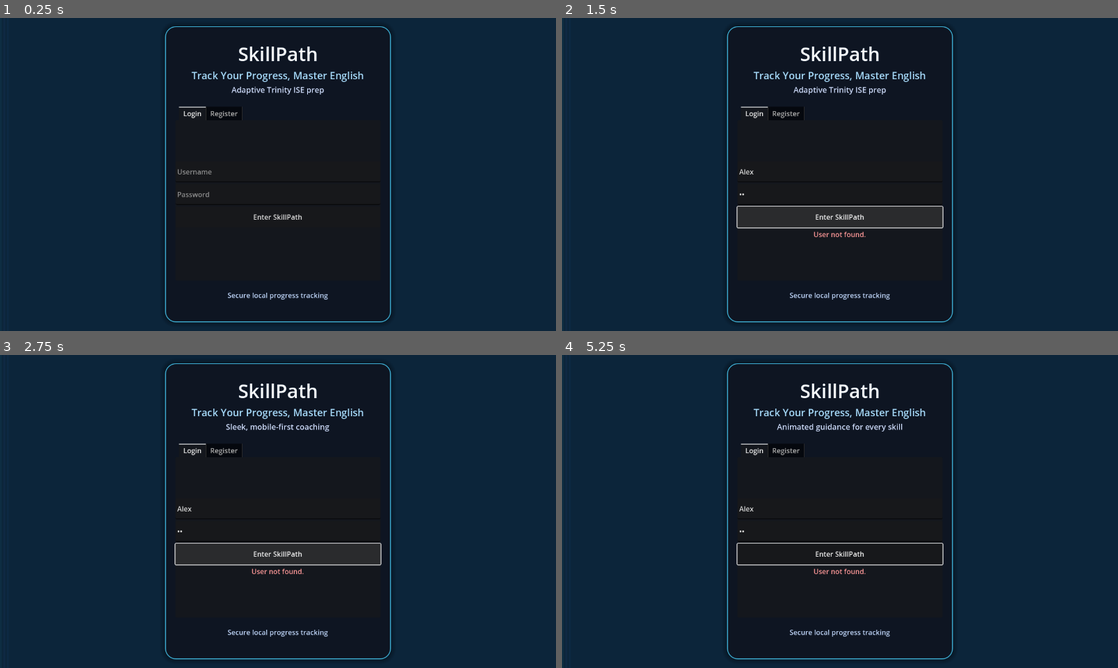
Above: before the commit, frames 1-4 (two rows, left to right).
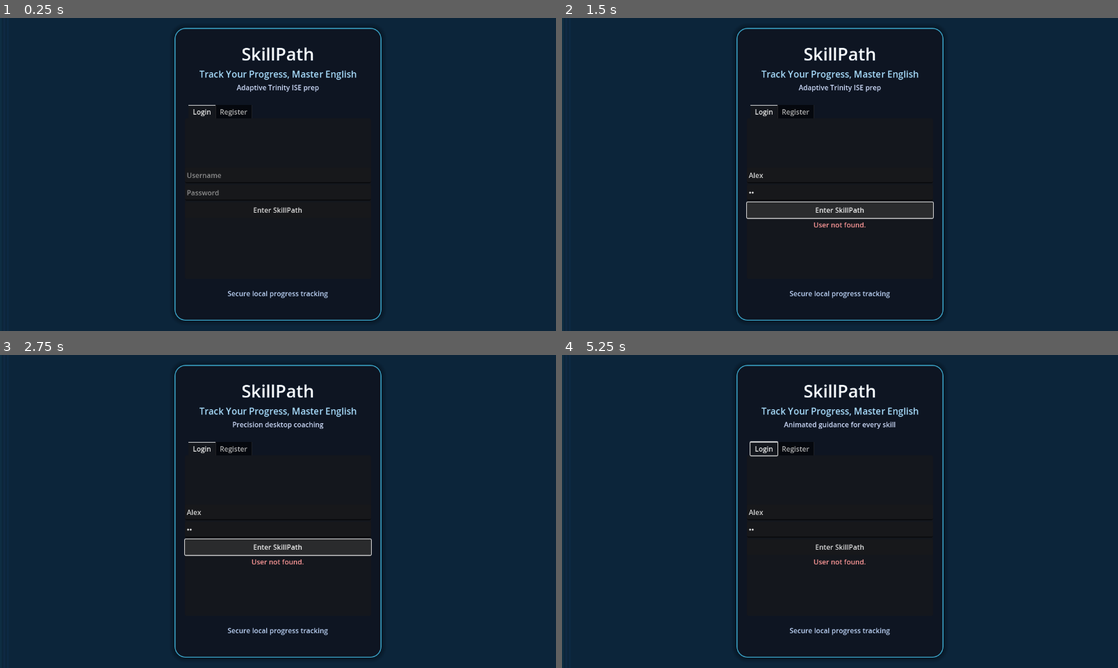
Above: after the commit, the same moments.

Repository: TheLibraryWindow/TheLibraryWindow.github.io
Game: Godot game, scene res://Scenes/LoginMenu.tscn
Two runs of this game, one before a commit and one after it. Both use one fixed random seed, a clock stepped at 60 frames per second and the inputs below.
Inputs (mouse positions are in pixels of both pictures, inside the frame that each line leads up to):
- Up to frame 1 (0.25 s): no input
- Up to frame 2 (1.5 s): click (840, 171) at 0.52 s; type "Alex" at 0.6 s; click (840, 193) at 0.75 s; type "12" at 0.83 s; click "Enter SkillPath" at 1.25 s
- Up to frame 3 (2.75 s): click "Enter SkillPath" at 2 s
- Up to frame 4 (5.25 s): click "Enter SkillPath" at 2.75 s; tap Enter at 3.5, 5 s; move the mouse to (962, 495) at 3.52 s; click (962, 495) at 3.67 s; tap Space at 4.25 s; drag from (728, 527) to (812, 574) at 4.27 s; move the mouse to (895, 442) at 5.02 s; click (895, 442) at 5.17 s

The runs differ from the first frame. In frame 1, 3.5% of the frame differs, in the area x 29-71%, y 2-98%; in frame 2, 4.3%; in frame 3, 4.3%; in frame 4, 3.9%.
Error after the commit: Parse Error: Cannot find member "CONTENT_SCALE_MODE_CANVAS_ITEMS" in base "Viewport". (res://Scripts/ViewportScaler.gd:19)

Commit message:
Checkpoint before follow-up message
Co-authored-by: thelibrarywindow <thelibrarywindow@proton.me>

Diff:
--- a/Scripts/LoginMenu.gd
+++ b/Scripts/LoginMenu.gd
@@ -3,15 +3,17 @@
 const AuthManagerClass := preload("res://Scripts/AuthManager.gd")
 const UIHelpersClass := preload("res://Scripts/UI.gd")
 
-const TARGET_DESKTOP_SIZE := Vector2(1280.0, 720.0)
-const PANEL_BASE_SIZE := Vector2(520.0, 640.0)
-const PANEL_MIN_SIZE := Vector2(320.0, 520.0)
-const MOBILE_BREAKPOINT := 820.0
+const TARGET_DESKTOP_SIZE := Vector2(1600.0, 900.0)
+const PANEL_BASE_SIZE := Vector2(560.0, 640.0)
+const PANEL_MIN_SIZE := Vector2(360.0, 540.0)
+const PANEL_MAX_SCALE := 1.25
 const TITLE_FONT_SIZE := 44
 const SUBTITLE_FONT_SIZE := 22
 const TAGLINE_FONT_SIZE := 18
-const FLOW_LINE_MIN_HEIGHT := 320.0
-const MOBILE_MARGIN := Vector4(16.0, 24.0, 16.0, 24.0) # left, top, right, bottom
+const FLOW_LINE_MIN_HEIGHT := 360.0
+const LAYOUT_MARGIN_RATIO := Vector2(0.08, 0.06)
+const LAYOUT_MARGIN_MIN := Vector2(96.0, 72.0)
+const LAYOUT_MARGIN_MAX := Vector2(180.0, 144.0)
 
 signal user_ready(username: String)
 
@@ -33,10 +35,10 @@
 
 var phrases := [
 	"Adaptive Trinity ISE prep",
-	"Sleek, mobile-first coaching",
+	"Precision desktop coaching",
 	"Animated guidance for every skill",
 	"Track Listening · Speaking · Reading · Writing",
-    "Earn badges as you climb from B1 to C1"
+	"Earn badges as you climb from B1 to C1"
 ]
 var phrase_index := 0
 var auth_manager: Node
@@ -53,12 +55,13 @@
 func _prepare_theme() -> void:
 	var inputs: Array[LineEdit] = [login_username, login_password, register_username, register_password]
 	for field in inputs:
-		UIHelpersClass.apply_touch_target(field)
-		_connect_virtual_keyboard(field)
+		UIHelpersClass.ensure_minimum_control_size(field)
+		field.mouse_filter = Control.MOUSE_FILTER_STOP
+		field.focus_mode = Control.FOCUS_ALL
 
 	var buttons := [login_button, register_button]
 	for btn in buttons:
-		UIHelpersClass.apply_touch_target(btn)
+		UIHelpersClass.ensure_minimum_control_size(btn)
 		btn.theme_type_variation = "SkillPathPrimary"
 
 func _setup_auth() -> void:
@@ -77,44 +80,33 @@
 
 func _apply_responsive_layout() -> void:
 	var viewport_size: Vector2 = get_viewport_rect().size
-	var screen_size := viewport_size
+	var width_ratio := viewport_size.x / TARGET_DESKTOP_SIZE.x
+	var height_ratio := viewport_size.y / TARGET_DESKTOP_SIZE.y
+	var scale := clampf(minf(width_ratio, height_ratio), 0.85, PANEL_MAX_SCALE)
 
-	var width_ratio: float = clampf(screen_size.x / TARGET_DESKTOP_SIZE.x, 0.5, 1.0)
-	var height_ratio: float = clampf(screen_size.y / TARGET_DESKTOP_SIZE.y, 0.6, 1.0)
-	var is_mobile := screen_size.x <= MOBILE_BREAKPOINT
+	var panel_size := PANEL_BASE_SIZE * Vector2(scale, scale)
+	panel_size.x = clampf(panel_size.x, PANEL_MIN_SIZE.x, PANEL_BASE_SIZE.x * PANEL_MAX_SCALE)
+	panel_size.y = clampf(panel_size.y, PANEL_MIN_SIZE.y, PANEL_BASE_SIZE.y * PANEL_MAX_SCALE)
+	panel.custom_minimum_size = panel_size
 
-	_adjust_layout_margins(is_mobile)
-
-	if is_mobile:
-		var mobile_width := clampf(screen_size.x - (MOBILE_MARGIN.x + MOBILE_MARGIN.z), PANEL_MIN_SIZE.x, screen_size.x)
-		var mobile_height := clampf(screen_size.y - (MOBILE_MARGIN.y + MOBILE_MARGIN.w), PANEL_MIN_SIZE.y, screen_size.y)
-		panel.custom_minimum_size = Vector2(mobile_width, mobile_height)
-	else:
-		var panel_size := PANEL_BASE_SIZE * Vector2(width_ratio, height_ratio)
-		panel_size.x = clampf(panel_size.x, PANEL_MIN_SIZE.x, PANEL_BASE_SIZE.x)
-		panel_size.y = clampf(panel_size.y, PANEL_MIN_SIZE.y, PANEL_BASE_SIZE.y)
-		panel.custom_minimum_size = panel_size
-
-	var text_scale: float = clampf(minf(width_ratio, height_ratio), 0.8, 1.0)
-	if is_mobile:
-		text_scale = clampf(text_scale * 0.98, 0.85, 1.0)
-
+	var text_scale := clampf(scale, 0.9, 1.2)
 	_apply_font_scale(text_scale)
-	_update_flow_lines(screen_size, is_mobile)
+	_adjust_layout_margins(viewport_size)
+	_update_flow_lines(viewport_size)
 
 func _apply_font_scale(font_scale: float) -> void:
 	title_label.add_theme_font_size_override("font_size", roundi(TITLE_FONT_SIZE * font_scale))
 	subtitle_label.add_theme_font_size_override("font_size", roundi(SUBTITLE_FONT_SIZE * (font_scale + 0.05)))
 	tagline_label.add_theme_font_size_override("font_size", roundi(TAGLINE_FONT_SIZE * font_scale))
 
-func _update_flow_lines(viewport_size: Vector2, is_mobile: bool) -> void:
-	var target_height: float = maxf(viewport_size.y * (0.5 if is_mobile else 0.7), FLOW_LINE_MIN_HEIGHT)
+func _update_flow_lines(viewport_size: Vector2) -> void:
+	var target_height: float = maxf(viewport_size.y * 0.65, FLOW_LINE_MIN_HEIGHT)
 	for line in flow_lines.get_children():
 		if line is ColorRect:
 			line.custom_minimum_size.y = target_height
 
 	var flow_color := flow_lines.modulate
-	flow_color.a = 0.05 if is_mobile else 0.08
+	flow_color.a = 0.08
 	flow_lines.modulate = flow_color
 
 func _connect_virtual_keyboard(field: LineEdit) -> void:
@@ -142,15 +134,14 @@
 		return
 	DisplayServer.virtual_keyboard_hide()
 
-func _adjust_layout_margins(is_mobile: bool) -> void:
-	var side_margin := MOBILE_MARGIN.x if is_mobile else 96.0
-	var top_margin := MOBILE_MARGIN.y if is_mobile else 72.0
-	var bottom_margin := MOBILE_MARGIN.x if is_mobile else 72.0
+func _adjust_layout_margins(viewport_size: Vector2) -> void:
+	var horizontal_margin := clampf(viewport_size.x * LAYOUT_MARGIN_RATIO.x, LAYOUT_MARGIN_MIN.x, LAYOUT_MARGIN_MAX.x)
+	var vertical_margin := clampf(viewport_size.y * LAYOUT_MARGIN_RATIO.y, LAYOUT_MARGIN_MIN.y, LAYOUT_MARGIN_MAX.y)
 
-	for margin_name in ["left", "right"]:
-		layout_container.add_theme_constant_override("margin_%s" % margin_name, side_margin)
-	layout_container.add_theme_constant_override("margin_top", top_margin)
-	layout_container.add_theme_constant_override("margin_bottom", bottom_margin)
+	layout_container.add_theme_constant_override("margin_left", horizontal_margin)
+	layout_container.add_theme_constant_override("margin_right", horizontal_margin)
+	layout_container.add_theme_constant_override("margin_top", vertical_margin)
+	layout_container.add_theme_constant_override("margin_bottom", vertical_margin)
 
 func _handle_login() -> void:
 	login_status.text = ""
--- a/Scripts/UI.gd
+++ b/Scripts/UI.gd
@@ -1,8 +1,7 @@
 extends Node
 class_name UIHelpers
 
-static func apply_touch_target(control: Control) -> void:
-	var min_size := Vector2(48, 48)
+static func ensure_minimum_control_size(control: Control, min_size := Vector2(36, 36)) -> void:
 	if control.custom_minimum_size.x < min_size.x:
 		control.custom_minimum_size.x = min_size.x
 	if control.custom_minimum_size.y < min_size.y:
@@ -11,7 +10,7 @@
 static func build_button(text: String, callback_target: Object, callback_method: StringName) -> Button:
 	var button := Button.new()
 	button.text = text
-	apply_touch_target(button)
+	ensure_minimum_control_size(button)
 	button.pressed.connect(func():
 		if callback_target and callback_target.has_method(callback_method):
 			callback_target.call(callback_method, button)
--- a/Scripts/ViewportScaler.gd
+++ b/Scripts/ViewportScaler.gd
@@ -1,10 +1,8 @@
 extends Node
 
-const LANDSCAPE := Vector2i(1280, 720)
-const PORTRAIT := Vector2i(720, 1280)
-const MOBILE_SHORT_EDGE_THRESHOLD := 820
-
-const JS_VIEWPORT_QUERY := "(function(){return {width: window.innerWidth || 0, height: window.innerHeight || 0};})()"
+const DESKTOP_DEFAULT := Vector2i(1600, 900)
+const DESKTOP_MIN := Vector2i(1280, 720)
+const DESKTOP_MAX := Vector2i(2048, 1152)
 
 func _ready() -> void:
 	_update_viewport()
@@ -14,29 +12,27 @@
 		_update_viewport()
 
 func _update_viewport() -> void:
-	var viewport: Viewport = get_viewport()
-	var device_size := _get_device_view_size()
-	if device_size == Vector2i.ZERO:
-		return
+	var viewport := get_viewport()
+	var window_size := DisplayServer.window_get_size()
+	var target_size := _get_desktop_view_size(window_size)
 
-	var target: Vector2i = PORTRAIT if device_size.x < device_size.y else LANDSCAPE
-	if _is_mobile_view(device_size):
-		viewport.content_scale_size = device_size
+	viewport.content_scale_mode = Viewport.CONTENT_SCALE_MODE_CANVAS_ITEMS
+	viewport.content_scale_aspect = Viewport.CONTENT_SCALE_ASPECT_KEEP
+	viewport.content_scale_size = target_size
+
+func _get_desktop_view_size(window_size: Vector2i) -> Vector2i:
+	if window_size == Vector2i.ZERO:
+		return DESKTOP_DEFAULT
+
+	var width := clampi(window_size.x, DESKTOP_MIN.x, DESKTOP_MAX.x)
+	var height := clampi(window_size.y, DESKTOP_MIN.y, DESKTOP_MAX.y)
+
+	# Maintain a 16:9 friendly aspect ratio for consistent desktop layout.
+	var target_aspect := float(DESKTOP_DEFAULT.x) / float(DESKTOP_DEFAULT.y)
+	var current_aspect := float(width) / float(height)
+	if current_aspect > target_aspect:
+		width = int(round(height * target_aspect))
 	else:
-		viewport.content_scale_size = target
+		height = int(round(width / target_aspect))
 
-func _get_device_view_size() -> Vector2i:
-	var win_size: Vector2i = DisplayServer.window_get_size()
-	if OS.has_feature("web") and Engine.has_singleton("JavaScriptBridge"):
-		var js_bridge := Engine.get_singleton("JavaScriptBridge")
-		var js_result := js_bridge.call("eval", JS_VIEWPORT_QUERY, true)
-		if js_result is Dictionary:
-			var width := int(js_result.get("width", 0))
-			var height := int(js_result.get("height", 0))
-			if width > 0 and height > 0:
-				return Vector2i(width, height)
-	return win_size
-
-func _is_mobile_view(size: Vector2i) -> bool:
-	var shortest_edge: int = min(size.x, size.y)
-	return shortest_edge <= MOBILE_SHORT_EDGE_THRESHOLD
+	return Vector2i(width, height)
--- a/project.godot
+++ b/project.godot
@@ -12,7 +12,7 @@
 
 config/name="SkillPath : Interactive Trinity ISE Practice"
 run/main_scene="uid://1f6w8owh2r7h"
-config/features=PackedStringArray("4.5", "GL Compatibility")
+config/features=PackedStringArray("4.5", "Forward+")
 config/icon="res://icon.svg"
 
 [autoload]
@@ -26,5 +26,4 @@
 
 [rendering]
 
-renderer/rendering_method="gl_compatibility"
-renderer/rendering_method.mobile="gl_compatibility"
+renderer/rendering_method="forward_plus"
